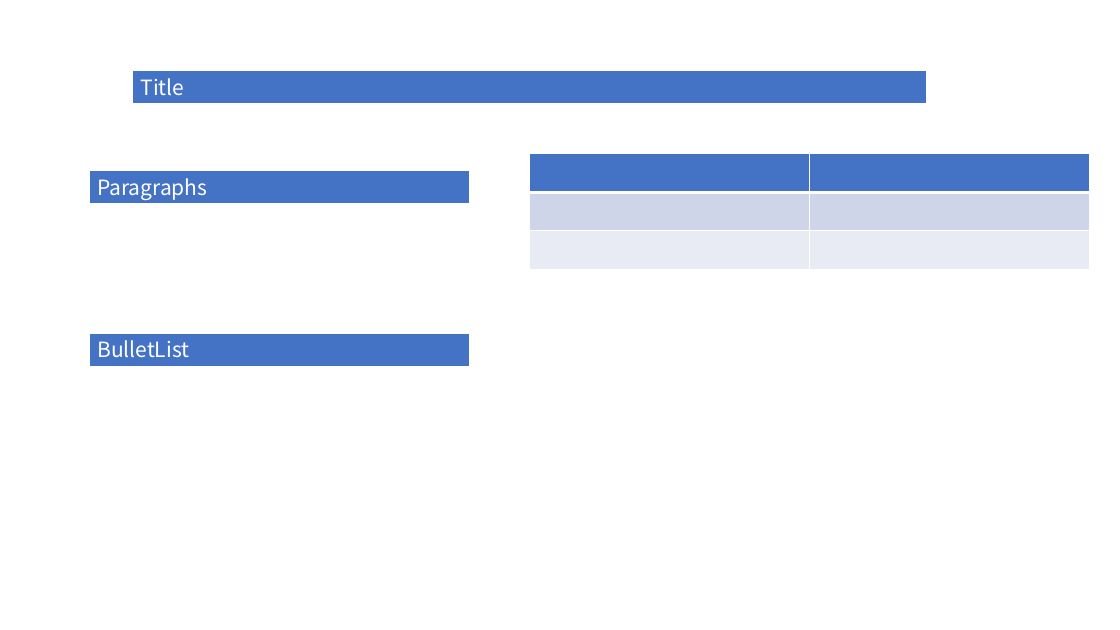
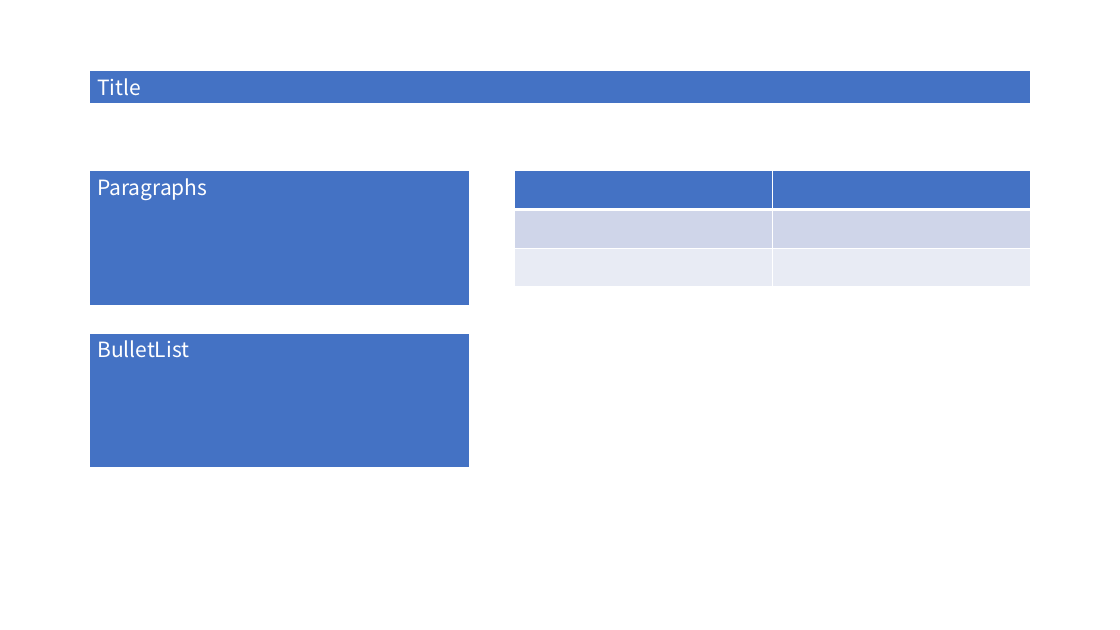
Before and after one commit to duri0214/portfolio, a slide deck: slide 1 of lib/pptx_generator/templates/template.pptx. Drawn at 1120x630 pixels with LibreOffice and Linux fonts; fonts in the diff are those of the drawing. Boxes give left, top, right and bottom in pixels: in the first picture for what was removed or moved away, otherwise in the second. Text is boxed around its words. In the diff, an @@ line names an element or a change of style, - is before the commit and + after.

Commit message:
pptx template update

```diff
--- a/lib/pptx_generator/templates/template.pptx
+++ b/lib/pptx_generator/templates/template.pptx
@@ rectangle "Title": place and size @@
-rectangle "Title" at (133, 71, 928, 104)
+rectangle "Title" at (89, 71, 1031, 104)
@@ rectangle "Paragraphs": place and size @@
-rectangle "Paragraphs" at (89, 171, 470, 204)
+rectangle "Paragraphs" at (89, 171, 470, 307)
@@ table: place and size @@
-table at (530, 153, 1090, 255)
+table at (514, 171, 1030, 273)
@@ rectangle "BulletList": place and size @@
-rectangle "BulletList" at (89, 333, 470, 366)
+rectangle "BulletList" at (89, 333, 470, 469)
```
